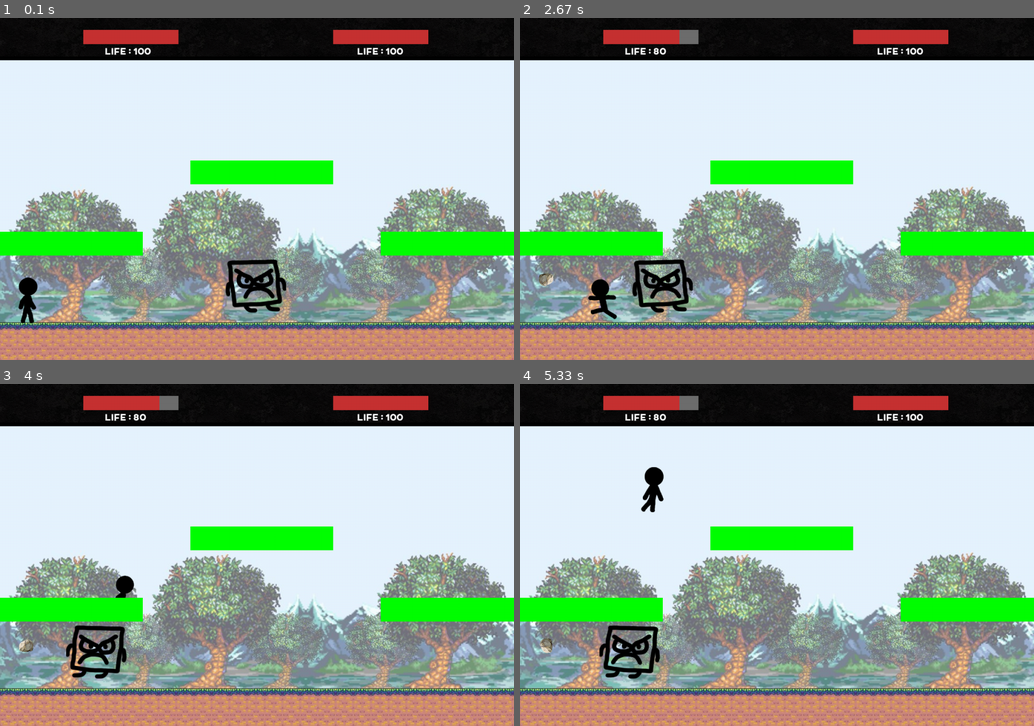
Above: before the commit, frames 1-4 (two rows, left to right).
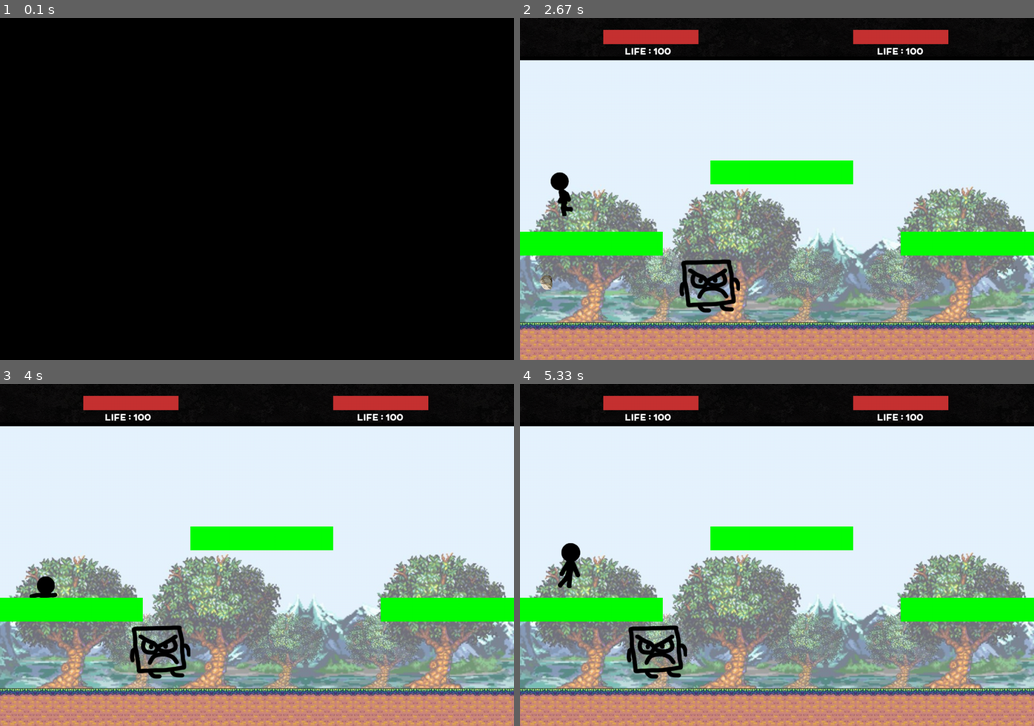
Above: after the commit, the same moments.

Repository: thmspry/jeu-pygame-maths
Game: pygame game, started from Game.py
Two runs of this game, one before a commit and one after it. Both use one fixed random seed, a clock stepped at 60 frames per second and the inputs below.
Inputs:
- Up to frame 1 (0.1 s): no input
- Up to frame 2 (2.67 s): tap W at 0.33, 0.82, 2.15 s; hold Right 0.67-1.13 s; tap X at 0.73, 1.23, 1.57, 2.07, 2.37, 2.63 s; hold Up 1.17-1.47 s; tap C at 1.32 s; hold Right 1.5-1.97 s; hold Left 2-2.53 s; hold Left from 2.57 s (still down)
- Up to frame 3 (4 s): tap C at 2.72 s; release Left at 2.97 s; hold Up 3-3.37 s; tap X at 3.07, 3.47, 3.77 s; hold Right from 3.4 s (still down); tap W at 3.55 s
- Up to frame 4 (5.33 s): release Right at 4.03 s; hold Left 4.07-4.53 s; tap X at 4.13, 4.63, 5.13 s; tap C at 4.22 s; hold Right 4.57-5.03 s; hold Up from 5.07 s (still down); tap W at 5.22 s

The runs differ from the first frame. In frame 1, 88% of the frame differs, in the area x 0-100%, y 3-100%; in frame 2, 2.7%; in frame 3, 2.6%; in frame 4, 2.4%.

Commit message:
ajout trajectoire

Diff:
--- a/Game.py
+++ b/Game.py
@@ -39,7 +39,7 @@
     game_state = GameState()
     quitting = False
     while not quitting:
-        pygame.time.delay(20)
+        pygame.time.delay(100)
         game_state.draw(window)
 
         for event in pygame.event.get():
--- a/Player.py
+++ b/Player.py
@@ -101,7 +101,6 @@
     def advance_state(self, next_move, enemy):
         fx = 0
         fy = 0
-        print("Delay : ", self.delay)
         if next_move.left:
             fx = GameConfig.force_left_player
             self.direction = Player.LEFT
--- a/Projectile.py
+++ b/Projectile.py
@@ -13,12 +13,22 @@
         self.image = GameConfig.ROCK_IMG
         self.rect = pygame.Rect(self.x, self.y, self.taille[0], self.taille[1])
         self.delay = 0
+        self.pos = -10
+        self.lastY = None
 
     def draw(self, window):
         window.blit(self.image, self.rect)
 
     def mouvement(self, vitesse):
         self.rect.x += vitesse * self.direction
+        if self.lastY is not None and self.lastY > self.fonction_carre(self.pos):
+            self.rect.y -= self.fonction_carre(self.pos)
+        else:
+            self.rect.y += self.fonction_carre(self.pos)
+        self.lastY = self.fonction_carre(self.pos)
+        self.pos+=1
+
+        print(self.rect.x, "       ", self.rect.y)
         self.delay += 1
         if self.delay == 3:
             self.image = pygame.transform.rotate(self.image, -90)
@@ -28,3 +38,5 @@
             self.vx = self.vx*GameConfig.DT
             self.draw()
 '''
+    def fonction_carre(self, x):
+        return (-1 * (x**2))+(1*x)+3
